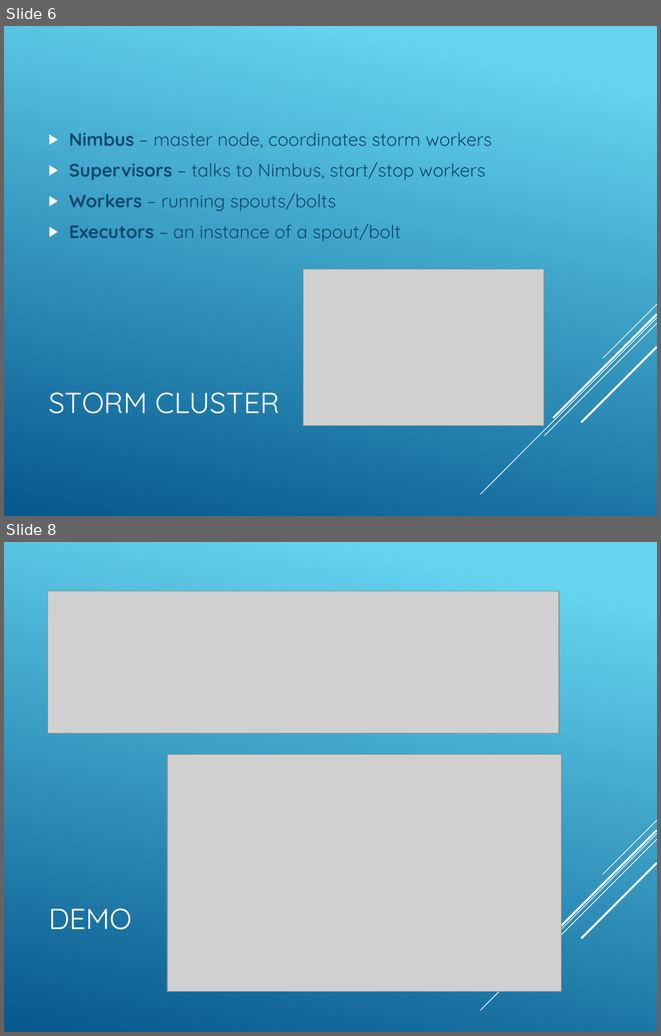
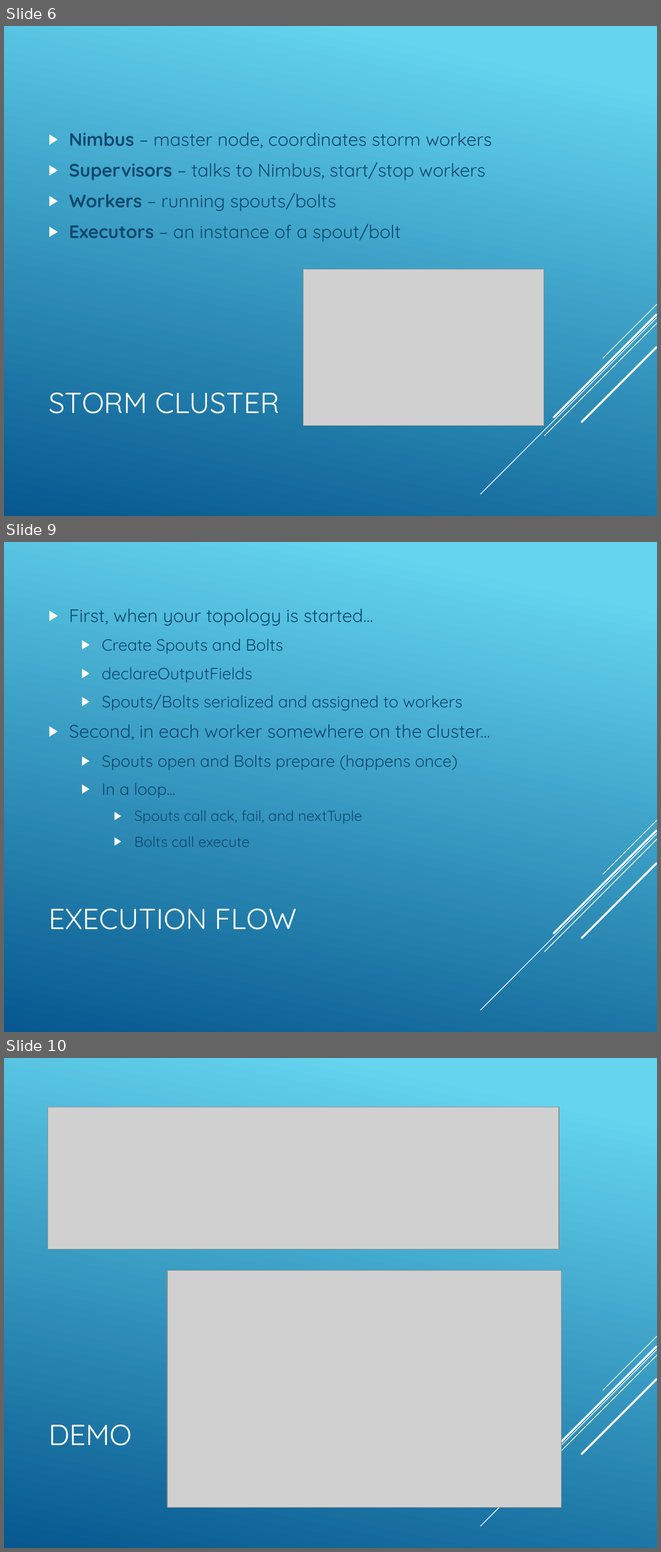
Before and after one commit to kitmenke/storm-stlhug-demo, a slide deck: presentation/How To Not Fail At Storm.pptx. Shown one above the other, each under a label of ours: slides 6 and 8 before the commit, slides 6, 9 and 10 after it; the slides between them are not shown. The pictures are 661x1036 and 661x1552 pixels, drawn with LibreOffice and Linux fonts; fonts in the diff are those of the drawing; grey boxes stand for pictures. Boxes give left, top, right and bottom in pixels: in the first picture for what was removed or moved away, otherwise in the second. Text is boxed around its words. In the diff, an @@ line names an element or a change of style, - is before the commit and + after.

Commit message:
Add slides with more info about workers/executors and a slide on execution flow.

```diff
--- a/presentation/How To Not Fail At Storm.pptx
+++ b/presentation/How To Not Fail At Storm.pptx
@@ slide 9 added at <box>4,542,657,1032</box>, background gradient #64D4EF to #06588E; not listed: 5 template elements that a slide beside it also shows @@
@@ text added at <box>69,609,491,847</box>, 18 pt, text #0F496F @@
+▶ First, when your topology is started...
+  ▶ Create Spouts and Bolts
+  ▶ declareOutputFields
+  ▶ Spouts/Bolts serialized and assigned to workers
+▶ Second, in each worker somewhere on the cluster...
+  ▶ Spouts open and Bolts prepare (happens once)
+  ▶ In a loop...
+    ▶ Spouts call ack, fail, and nextTuple
+    ▶ Bolts call execute
@@ title added at <box>49,908,297,929</box>, 32 pt, text #FFFFFF @@
+EXECUTION FLOW
@@ what was slide 8 is now slide 10 @@
```
Also in this commit, not shown: 3 slides changed, 1 other slide added.
